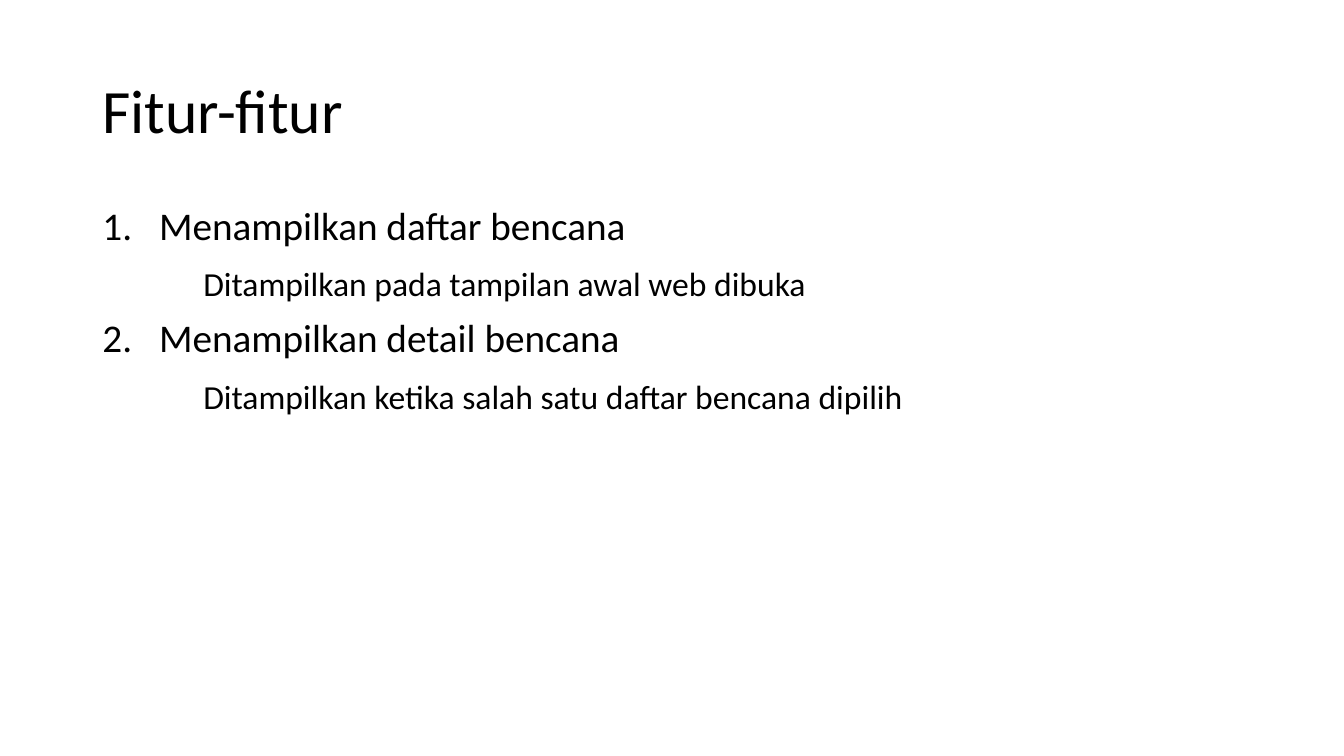
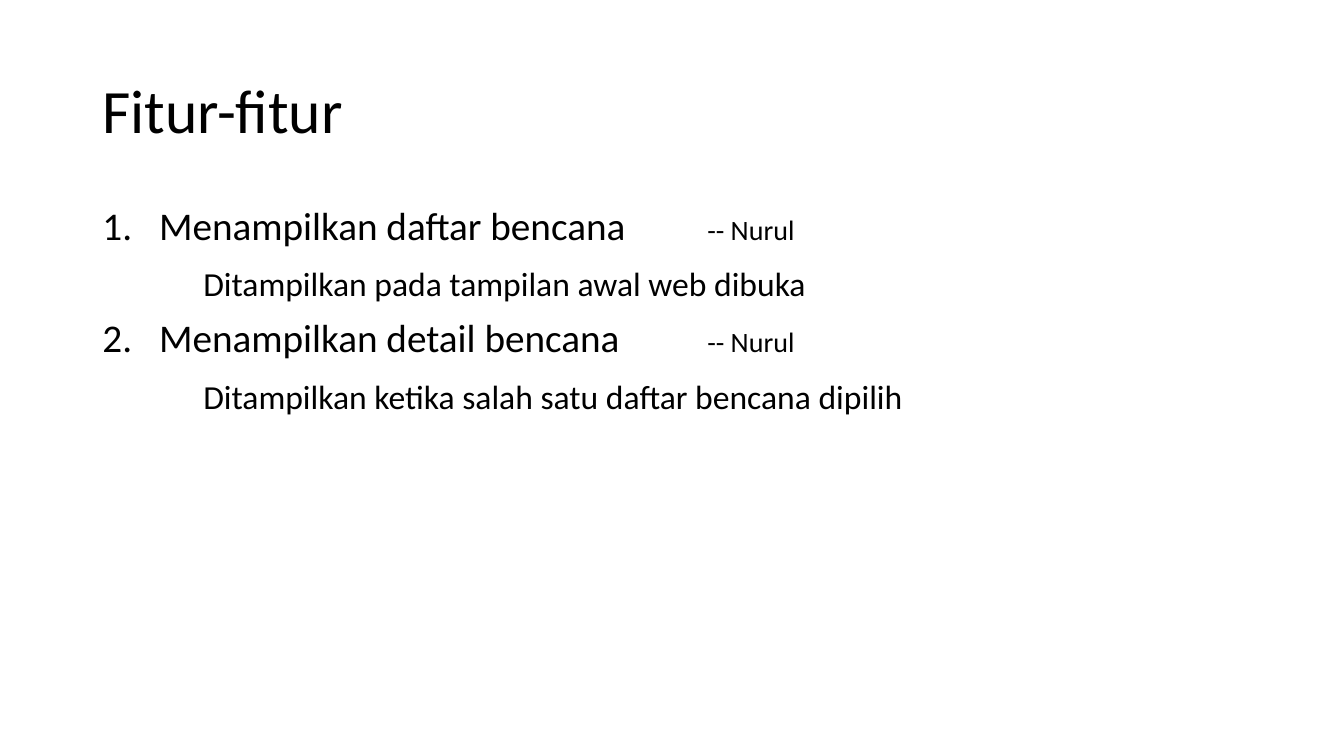
Before and after one commit to dimasyoan/carimakan, a slide deck: slide 4 of idicare.pptx. Drawn at 1344x756 pixels with LibreOffice and Linux fonts; fonts in the diff are those of the drawing. Boxes give left, top, right and bottom in pixels: in the first picture for what was removed or moved away, otherwise in the second. Text is boxed around its words. In the diff, an @@ line names an element or a change of style, - is before the commit and + after.

```diff
--- a/idicare.pptx
+++ b/idicare.pptx
@@ text at box(159, 212, 795, 247): text changed @@
-1. Menampilkan daftar bencana
+1. Menampilkan daftar bencana -- Nurul
@@ text at box(159, 324, 795, 359): text changed @@
-2. Menampilkan detail bencana
+2. Menampilkan detail bencana -- Nurul
```
Also in this commit, not shown: 2 other slides changed.
